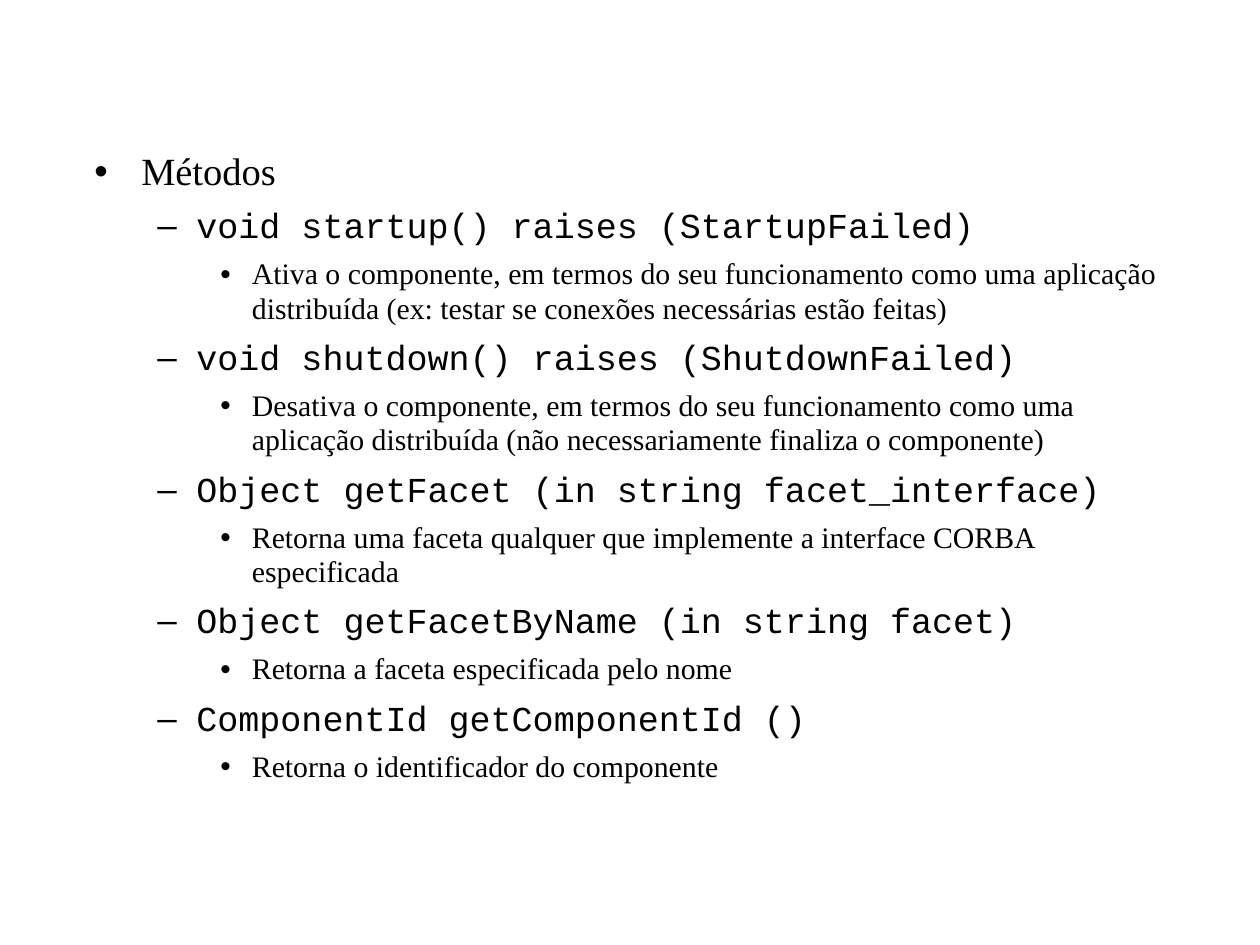
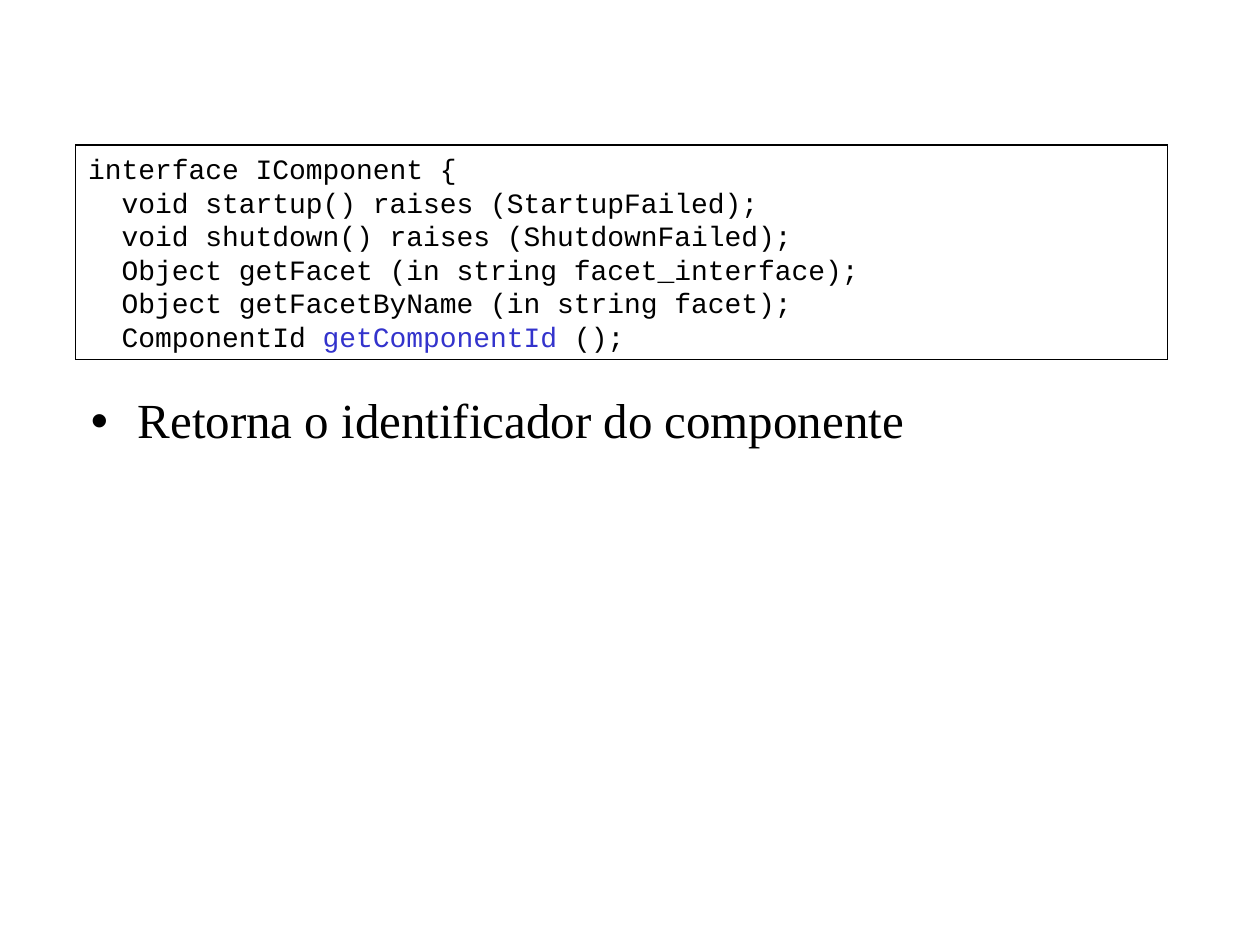
Before and after one commit to amadeubarbosa/openbus-core, a slide deck: slide 19 of docs/cursos/developer/7.SCS.ppt (slide 11 before the commit). Drawn at 1260x945 pixels with LibreOffice and Linux fonts; fonts in the diff are those of the drawing; background and template pictures are left out. Boxes give left, top, right and bottom in pixels: in the first picture for what was removed or moved away, otherwise in the second. Text is boxed around its words. In the diff, an @@ line names an element or a change of style, - is before the commit and + after.

```diff
--- a/docs/cursos/developer/7.SCS.ppt
+++ b/docs/cursos/developer/7.SCS.ppt
@@ rectangle added at bbox=[76, 145, 1168, 359], outline #000000 0.74 pt, 16 pt, text #000000 @@
+interface IComponent {
+void startup() raises (StartupFailed);
+void shutdown() raises (ShutdownFailed);
+Object getFacet (in string facet_interface);
+Object getFacetByName (in string facet);
+ComponentId getComponentId ();
@@ text removed at bbox=[141, 158, 1155, 783] @@
-• Métodos
-  – void startup() raises (StartupFailed)
-    • Ativa o componente, em termos do seu funcionamento como uma aplicação distribuída (ex: testar se conexões necessárias estão feitas)
-  – void shutdown() raises (ShutdownFailed)
-    • Desativa o componente, em termos do seu funcionamento como uma aplicação distribuída (não necessariamente finaliza o componente)
-  – Object getFacet (in string facet_interface)
-    • Retorna uma faceta qualquer que implemente a interface CORBA especificada
-  – Object getFacetByName (in string facet)
-    • Retorna a faceta especificada pelo nome
-  – ComponentId getComponentId ()
-    • Retorna o identificador do componente
@@ text added at bbox=[138, 403, 904, 448], 28 pt, text #000000 @@
+• Retorna o identificador do componente
```
Also in this commit, not shown: 9 other slides changed, 17 slides added, 2 slides removed, 36 other files.
